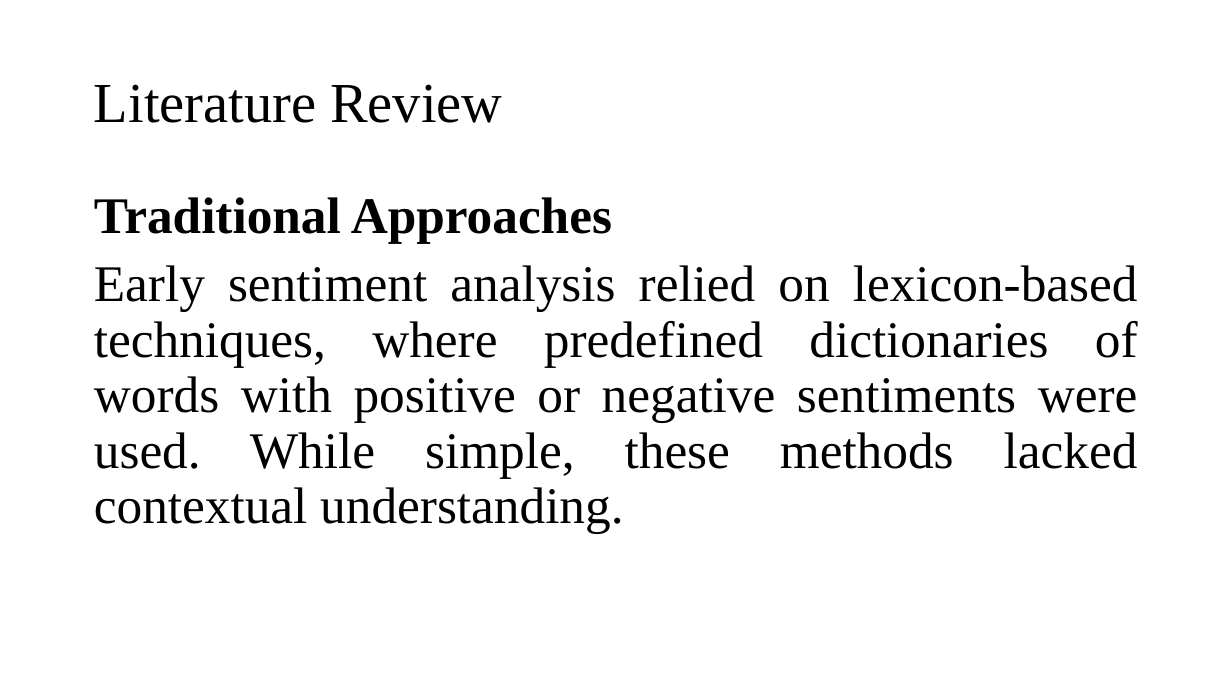
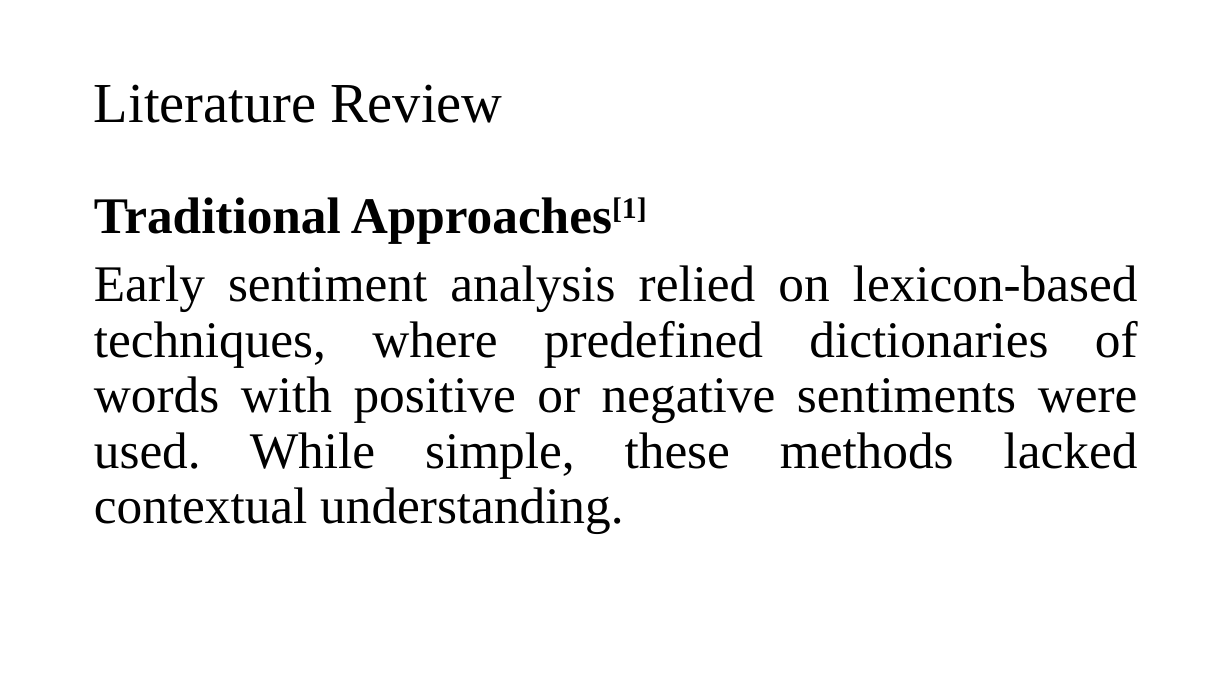
Before and after one commit to DevoGHub/sentiment_analysis, a slide deck: slide 4 of 24MSP3075_Review_PPT.pptx. Drawn at 1232x693 pixels with LibreOffice and Linux fonts; fonts in the diff are those of the drawing. Boxes give left, top, right and bottom in pixels: in the first picture for what was removed or moved away, otherwise in the second. Text is boxed around its words. In the diff, an @@ line names an element or a change of style, - is before the commit and + after.

```diff
--- a/24MSP3075_Review_PPT.pptx
+++ b/24MSP3075_Review_PPT.pptx
@@ text at <box>94,197,647,244</box>: text changed @@
-Traditional Approaches
+Traditional Approaches[1]
```
Also in this commit, not shown: 2 other slides changed, 3 other files.
